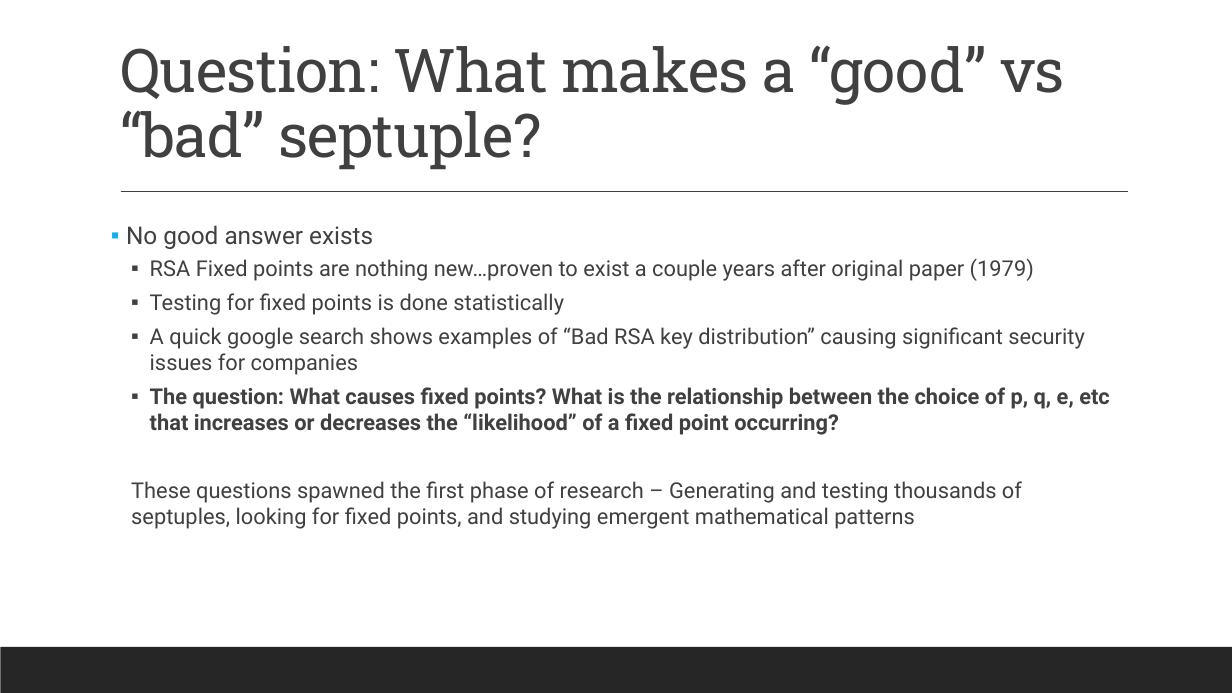
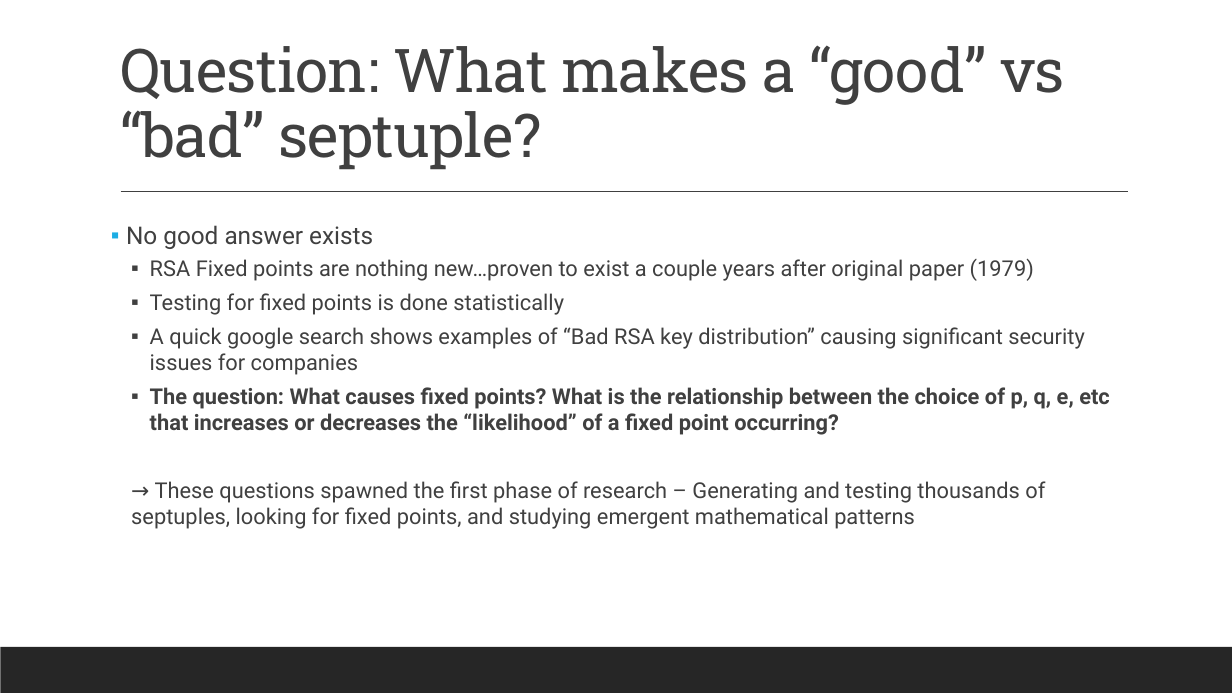
Before and after one commit to aronjschwartz/RSA_Encryption, a slide deck: slide 10 of RSA_Presentations/RSA_Research_Presentation_AronSchwartz.pptx. Drawn at 1232x693 pixels with LibreOffice and Linux fonts; fonts in the diff are those of the drawing. Boxes give left, top, right and bottom in pixels: in the first picture for what was removed or moved away, otherwise in the second. Text is boxed around its words. In the diff, an @@ line names an element or a change of style, - is before the commit and + after.

```diff
--- a/RSA_Presentations/RSA_Research_Presentation_AronSchwartz.pptx
+++ b/RSA_Presentations/RSA_Research_Presentation_AronSchwartz.pptx
@@ text at (131,481,1045,529): text changed @@
-  These questions spawned the first phase of research – Generating and testing thousands of septuples, looking for fixed points, and studying emergent mathematical patterns
+  → These questions spawned the first phase of research – Generating and testing thousands of septuples, looking for fixed points, and studying emergent mathematical patterns
```
Also in this commit, not shown: 11 other slides changed, 1 slide removed.
